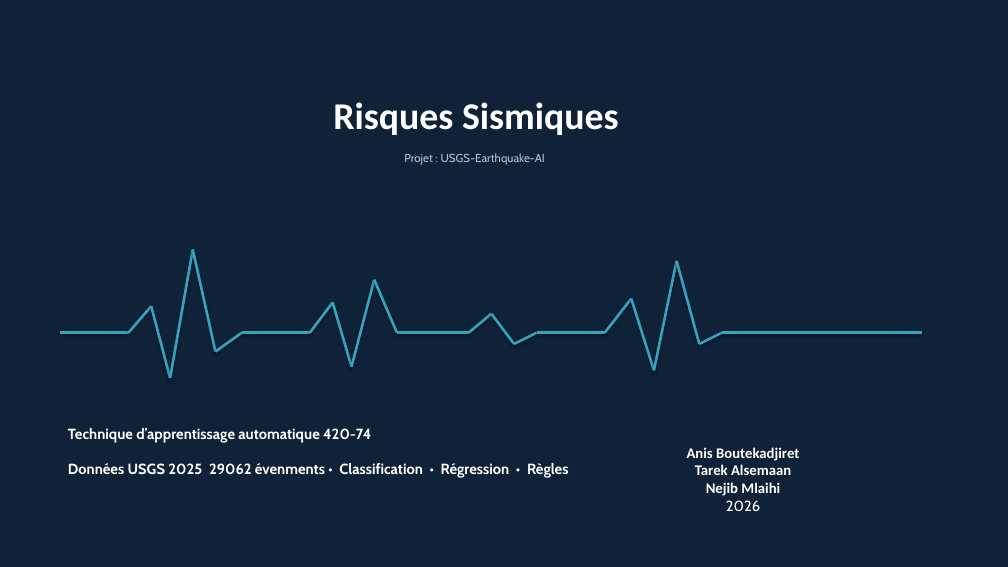
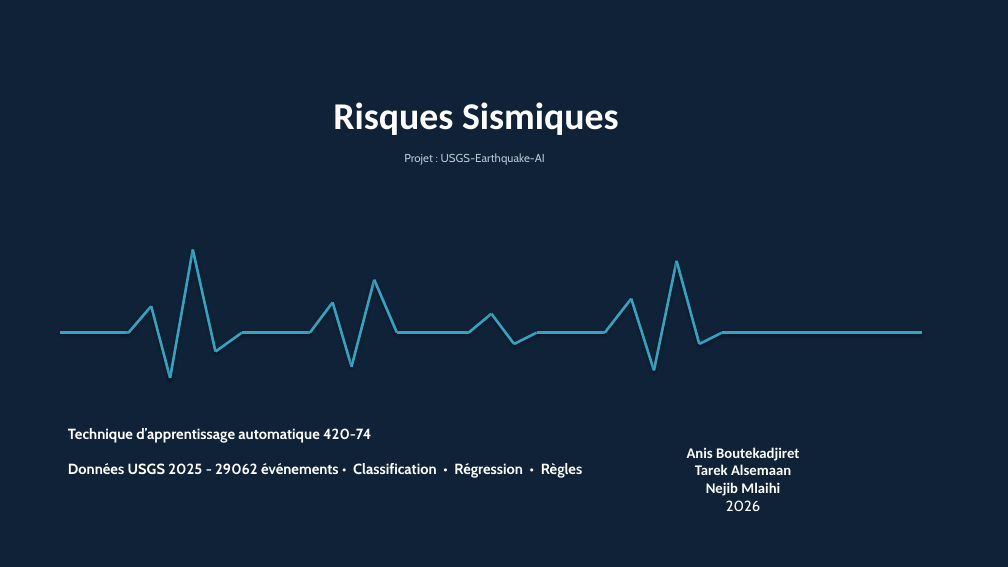
Before and after one commit to tarekalsemaan/USGS-Earthquake-AI, a slide deck: slide 1 of Presentation_TP_USGS_Earthquake_AI_FINAL.pptx. Drawn at 1008x567 pixels with LibreOffice and Linux fonts; fonts in the diff are those of the drawing. Boxes give left, top, right and bottom in pixels: in the first picture for what was removed or moved away, otherwise in the second. Text is boxed around its words. In the diff, an @@ line names an element or a change of style, - is before the commit and + after.

```diff
--- a/Presentation_TP_USGS_Earthquake_AI_FINAL.pptx
+++ b/Presentation_TP_USGS_Earthquake_AI_FINAL.pptx
@@ text at [68, 463, 582, 478]: text changed @@
-Données USGS 2025 29062 évenments • Classification • Régression • Règles
+Données USGS 2025 - 29062 événements • Classification • Régression • Règles
```
